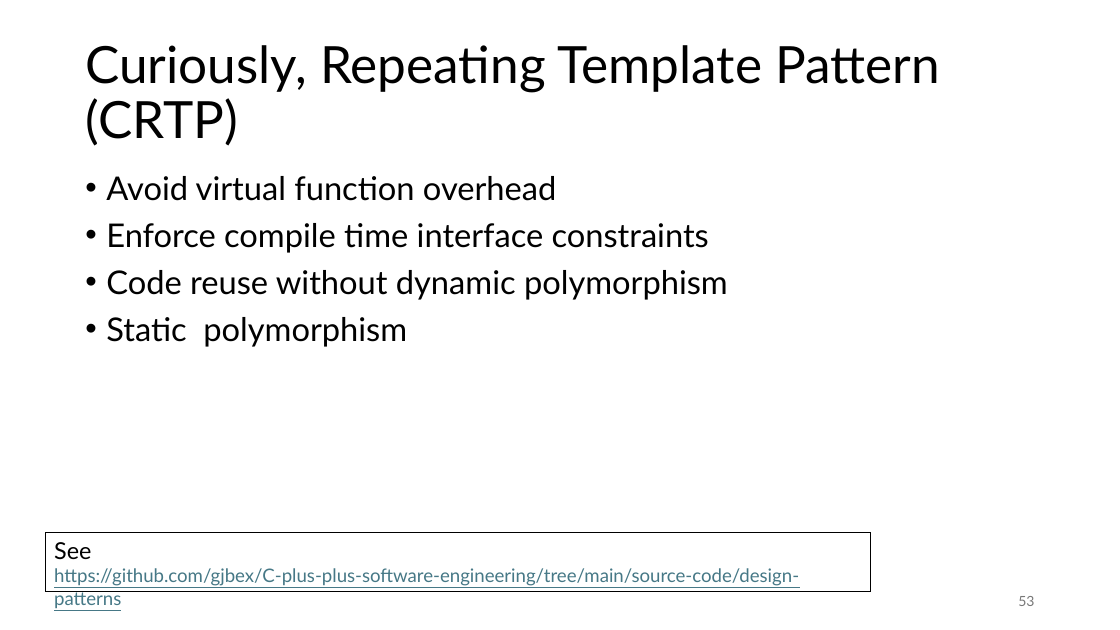
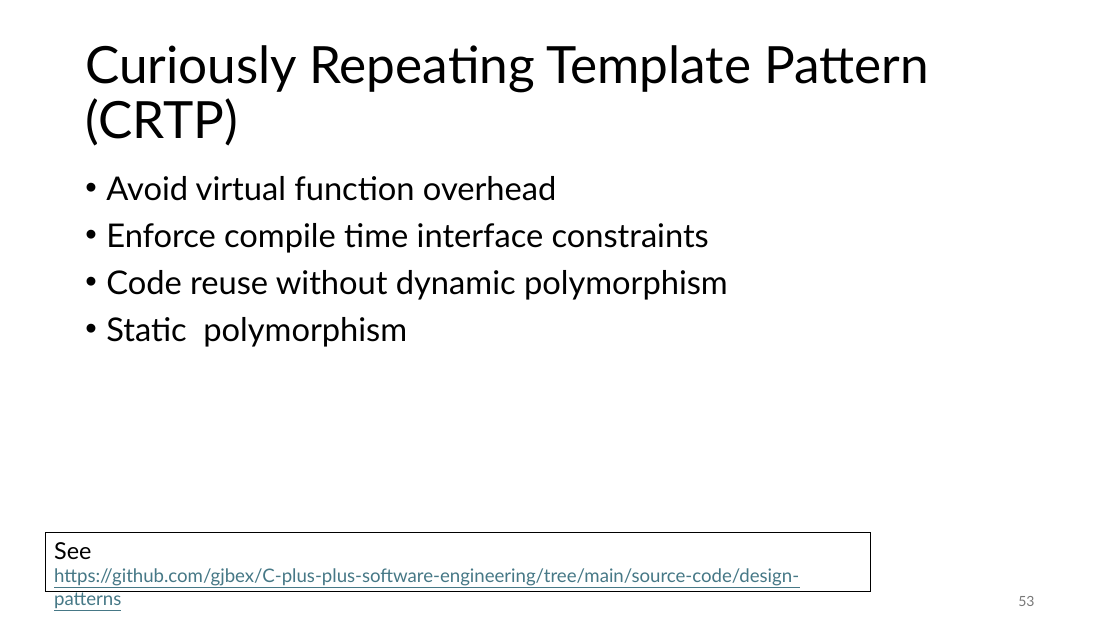
Before and after one commit to gjbex/C-plus-plus-software-engineering, a slide deck: slide 53 of cpp_software_engineering.pptx. Drawn at 1120x630 pixels with LibreOffice and Linux fonts; fonts in the diff are those of the drawing. Boxes give left, top, right and bottom in pixels: in the first picture for what was removed or moved away, otherwise in the second. Text is boxed around its words. In the diff, an @@ line names an element or a change of style, - is before the commit and + after.

```diff
--- a/cpp_software_engineering.pptx
+++ b/cpp_software_engineering.pptx
@@ title at [85,45,929,146]: text changed @@
-Curiously, Repeating Template Pattern (CRTP)
+Curiously Repeating Template Pattern (CRTP)
```
Also in this commit, not shown: 1 other slide changed, 1 slide added.
